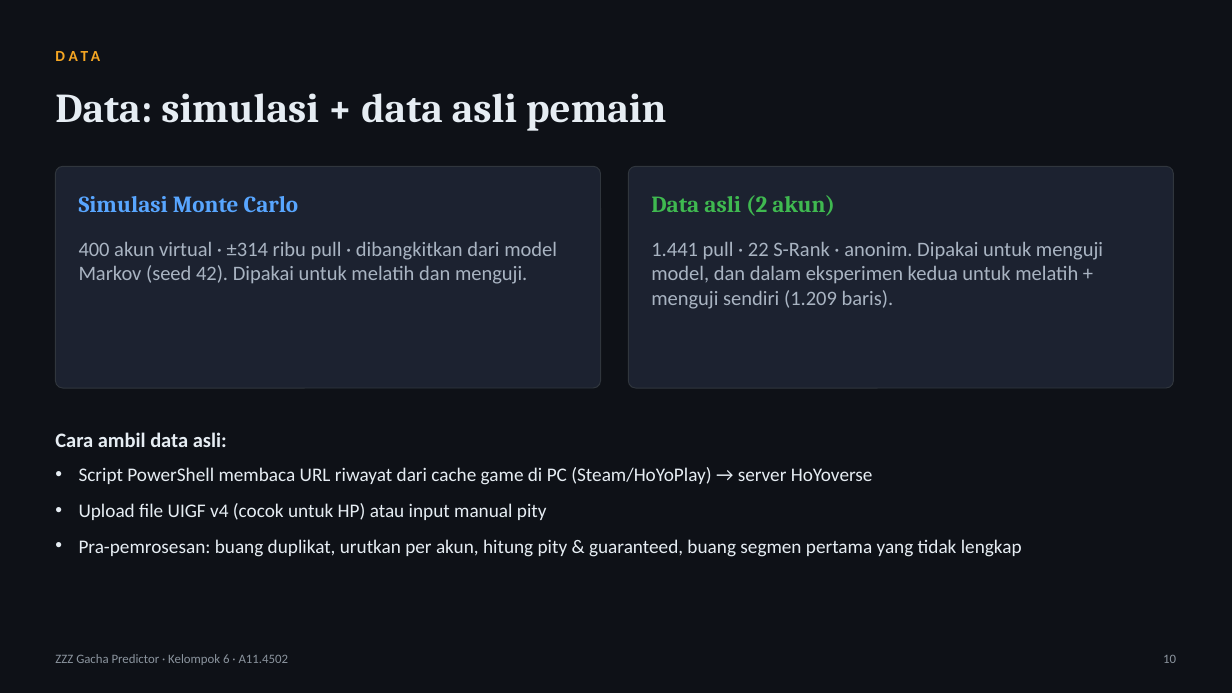
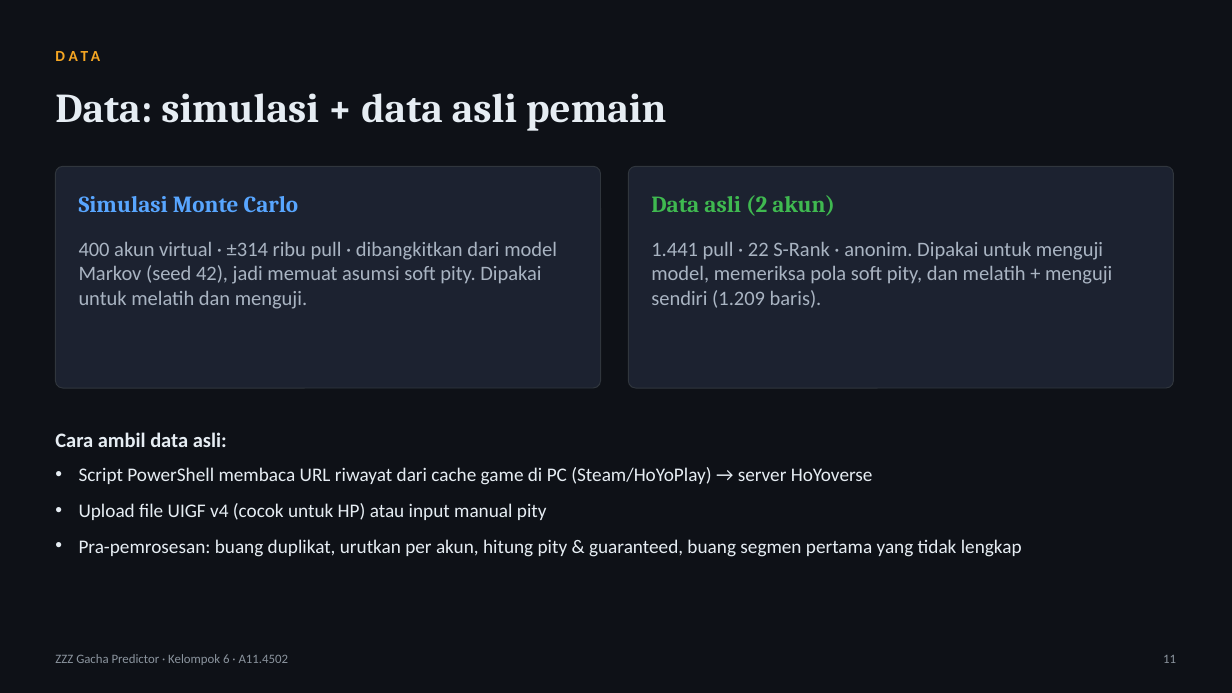
Before and after one commit to tehgeii/project-data-mining, a slide deck: slide 11 of docs/tugas/UAS_Slide_Kelompok6_A11.4502.pptx (slide 10 before the commit). Drawn at 1232x693 pixels with LibreOffice and Linux fonts; fonts in the diff are those of the drawing. Boxes give left, top, right and bottom in pixels: in the first picture for what was removed or moved away, otherwise in the second. Text is boxed around its words. In the diff, an @@ line names an element or a change of style, - is before the commit and + after.

Commit message:
Tambah alasan memakai data mining dan analisis pola soft pity
Menjawab pertanyaan "kenapa perlu machine learning kalau ada rumus":
soft pity tidak diumumkan resmi, jadi polanya harus digali dari data.

- Analisis baru dari data asli: laju S Agent hampir nol sampai pull
  ke-73 lalu melonjak mulai pull ke-74 (sesuai model Markov), W-Engine
  sekitar pull ke-65. Decision Tree yang dilatih hanya dengan data asli
  memisah di pity_ratio 0,735 (pity ±66 Agent) tanpa diberi tahu.
  Grafik dan tabelnya dibuat oleh figs.py.
- Proposal & laporan: subbab 1.2 Alasan Menggunakan Penambangan Data,
  rumusan dan tujuan soal soft pity, subbab 4.6 Pola Soft Pity, 5.2
  Keterbatasan, Brier Score di Tabel 2.2, sumber HoYoverse, alasan
  tanpa SMOTE, penjelasan akurasi data asli lebih tinggi, dan klaim
  "eksak", "batas teori", serta "terbaik" diperjelas (model teratas setara).
- Slide UTS (18) dan UAS (24): slide "Kenapa perlu data mining" dan
  "Soft pity terlihat di data asli", rumusan/tujuan 5 butir, catatan
  pembicara diperbaiki.
- LAPORAN.md, README, halaman Beranda, dan panduan pengumpulan
  (tanya-jawab jebakan, tabel durasi video) ikut diperbarui.

```diff
--- a/docs/tugas/UAS_Slide_Kelompok6_A11.4502.pptx
+++ b/docs/tugas/UAS_Slide_Kelompok6_A11.4502.pptx
@@ text at (79, 242, 557, 309): text changed @@
-400 akun virtual · ±314 ribu pull · dibangkitkan dari model Markov (seed 42). Dipakai untuk melatih dan menguji.
+400 akun virtual · ±314 ribu pull · dibangkitkan dari model Markov (seed 42), jadi memuat asumsi soft pity. Dipakai untuk melatih dan menguji.
@@ text at (651, 242, 1112, 308): text changed @@
-1.441 pull · 22 S-Rank · anonim. Dipakai untuk menguji model, dan dalam eksperimen kedua untuk melatih + menguji sendiri (1.209 baris).
+1.441 pull · 22 S-Rank · anonim. Dipakai untuk menguji model, memeriksa pola soft pity, dan melatih + menguji sendiri (1.209 baris).
@@ text at (1163, 655, 1176, 663): text changed @@
-10
+11
```
Also in this commit, not shown: 17 other slides changed, 2 slides added, 11 other files.
